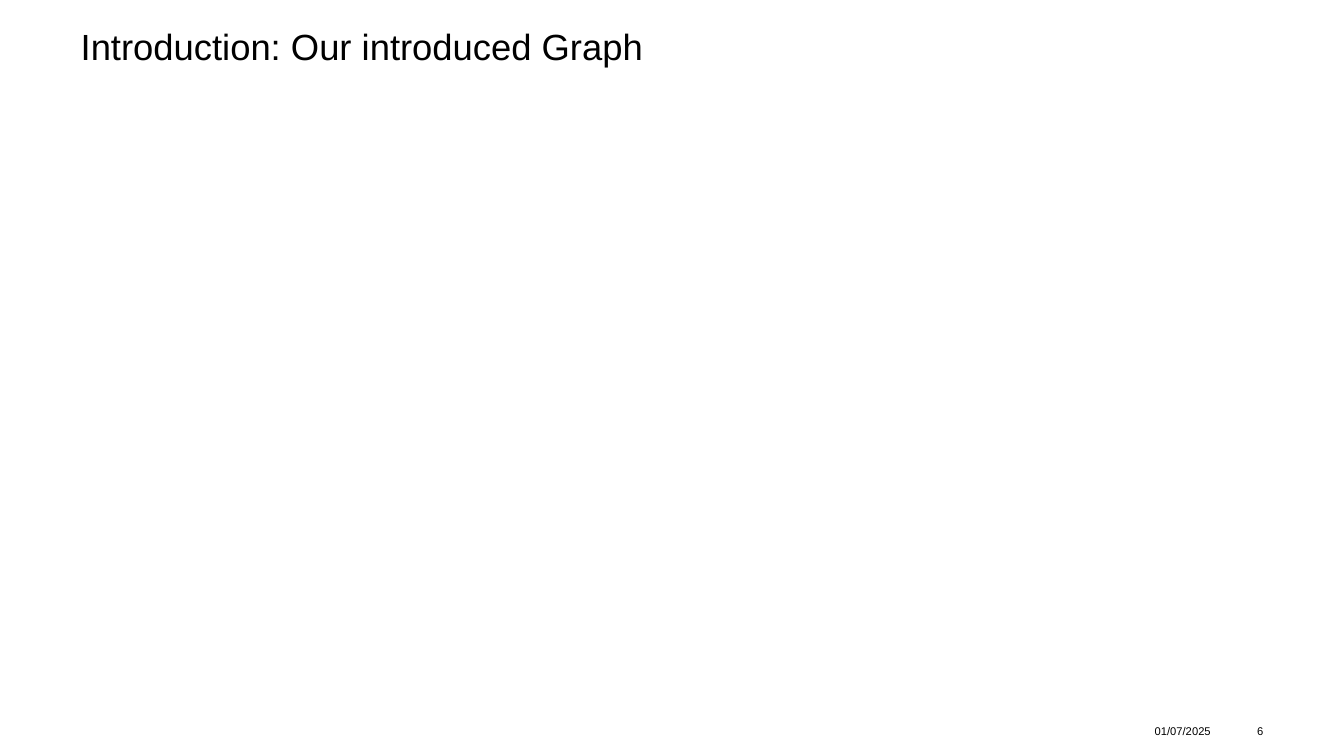
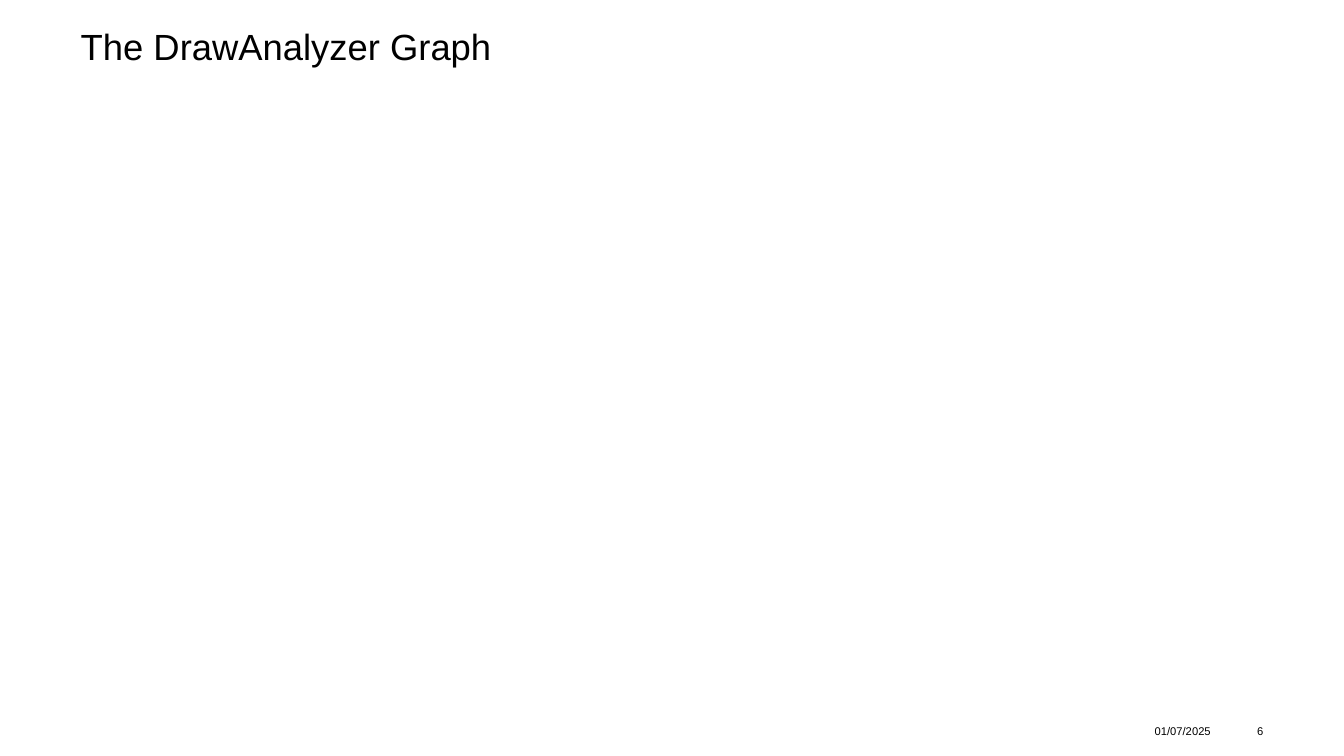
Before and after one commit to adidell01/MahjongOptimization, a slide deck: slide 6 of ProjectPresentation_asadikovic_jlyrer.pptx. Drawn at 1344x756 pixels with LibreOffice and Linux fonts; fonts in the diff are those of the drawing; grey boxes stand for pictures; background and template pictures are left out. Boxes give left, top, right and bottom in pixels: in the first picture for what was removed or moved away, otherwise in the second. Text is boxed around its words. In the diff, an @@ line names an element or a change of style, - is before the commit and + after.

```diff
--- a/ProjectPresentation_asadikovic_jlyrer.pptx
+++ b/ProjectPresentation_asadikovic_jlyrer.pptx
@@ title at [81, 33, 491, 67]: text changed @@
-Introduction: Our introduced Graph
+The DrawAnalyzer Graph
```
Also in this commit, not shown: 9 other slides changed, 2 slides removed, 1 other file.
